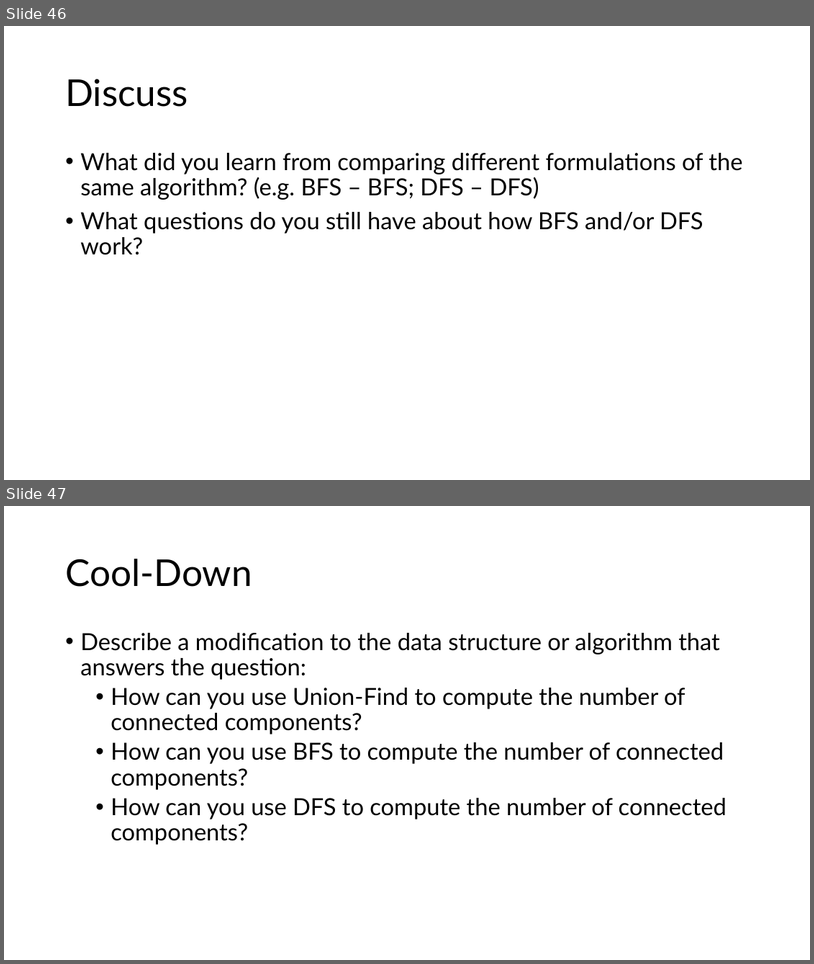
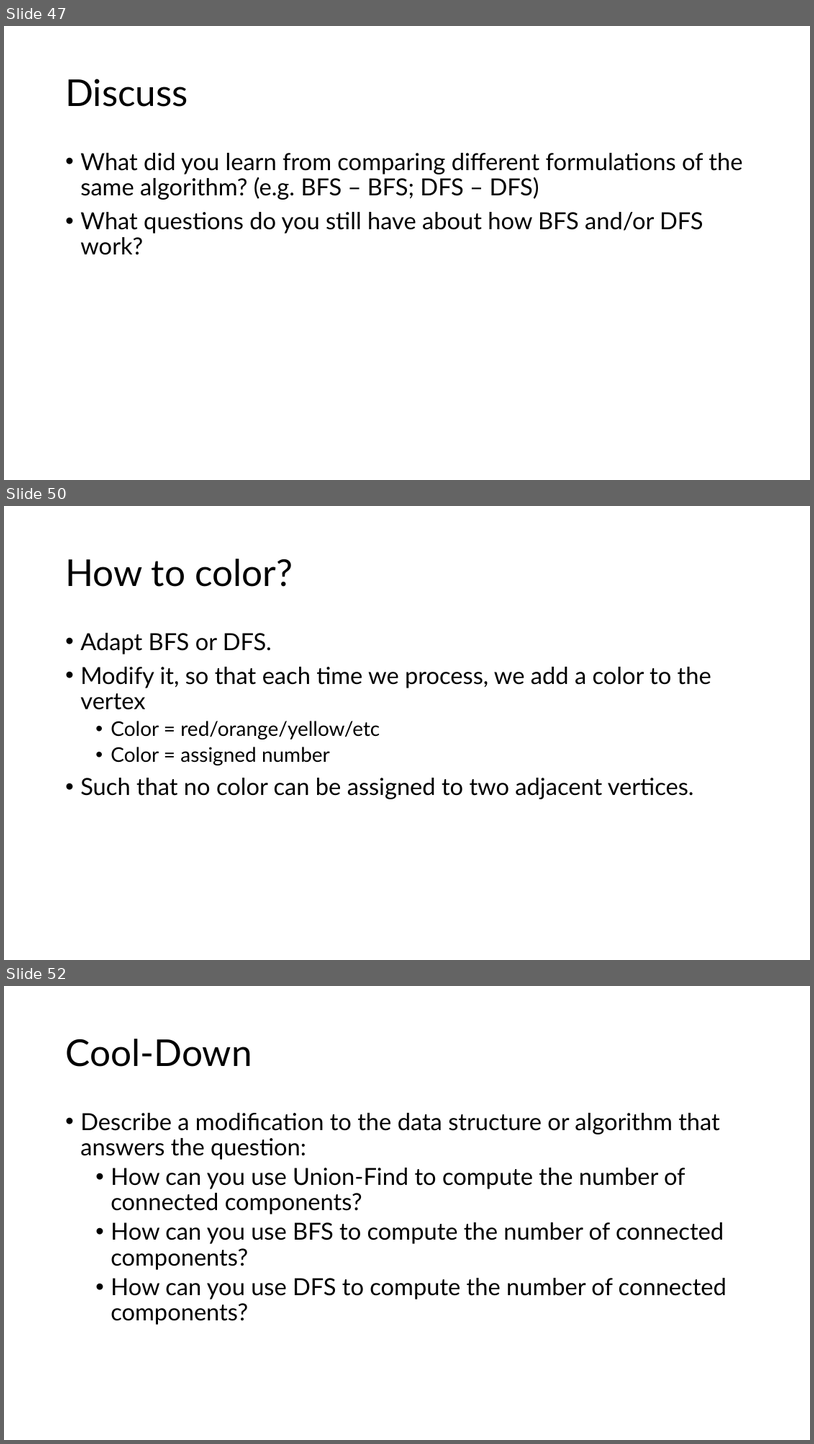
Before and after one commit to SMC-CS-374-Sp26/Unit-2-Data-Structures, a slide deck: BFS-DFS.pptx. Shown one above the other, each under a label of ours: slides 46 and 47 before the commit, slides 47, 50 and 52 after it; the slides between them are not shown. The pictures are 814x964 and 814x1444 pixels, drawn with LibreOffice and Linux fonts; fonts in the diff are those of the drawing. Boxes give left, top, right and bottom in pixels: in the first picture for what was removed or moved away, otherwise in the second. Text is boxed around its words. In the diff, an @@ line names an element or a change of style, - is before the commit and + after.

```diff
--- a/BFS-DFS.pptx
+++ b/BFS-DFS.pptx
@@ slide 50 added at (4, 506, 810, 960), background #FFFFFF @@
@@ title added at (65, 559, 293, 587), 44 pt, text #000000 @@
+How to color?
@@ text added at (80, 633, 712, 799), 28 pt, text #000000 @@
+• Adapt BFS or DFS.
+• Modify it, so that each time we process, we add a color to the vertex
+  • Color = red/orange/yellow/etc
+  • Color = assigned number
+• Such that no color can be assigned to two adjacent vertices.
@@ what was slide 46 is now slide 47 @@
@@ what was slide 47 is now slide 52 @@
```
Also in this commit, not shown: 1 slide changed, 4 other slides added, 1 other file.
